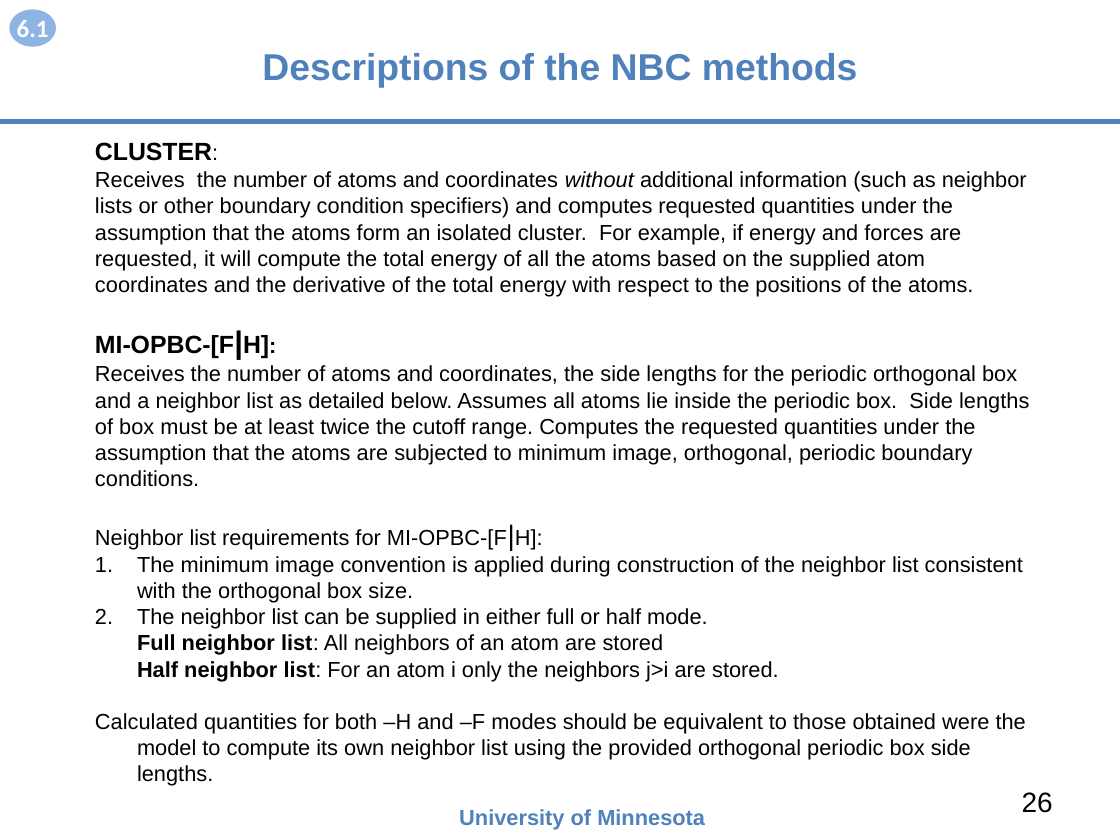
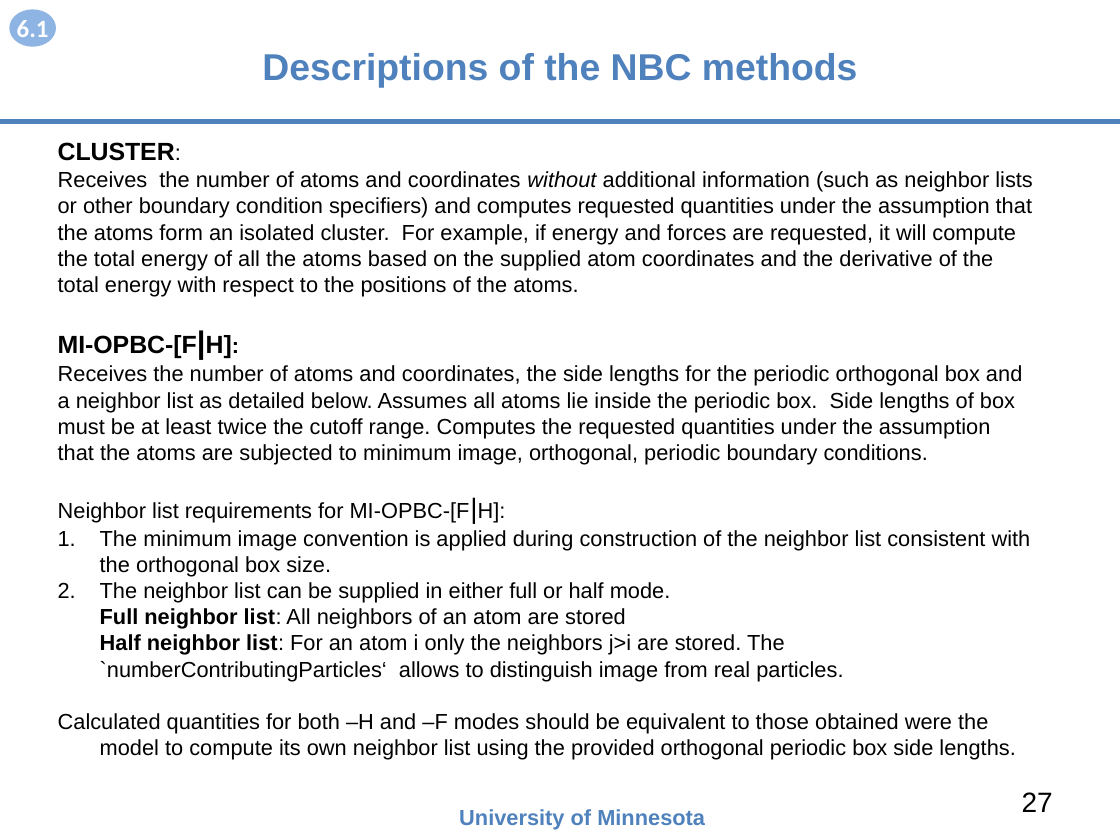
Before and after one commit to openkim/kim-api, a slide deck: slide 27 of DOCs/openkim-api-introduction.pptx (slide 26 before the commit). Drawn at 1120x840 pixels with LibreOffice and Linux fonts; fonts in the diff are those of the drawing. Boxes give left, top, right and bottom in pixels: in the first picture for what was removed or moved away, otherwise in the second. Text is boxed around its words. In the diff, an @@ line names an element or a change of style, - is before the commit and + after.

```diff
--- a/DOCs/openkim-api-introduction.pptx
+++ b/DOCs/openkim-api-introduction.pptx
@@ text "CLUSTER:": place and size @@
-text "CLUSTER:" at [95,142,1029,786]
+text "CLUSTER:" at [58,142,1033,760]
@@ text at [100,634,843,681]: text changed @@
-Half neighbor list: For an atom i only the neighbors j>i are stored.
+Half neighbor list: For an atom i only the neighbors j>i are stored. The `numberContributingParticles‘ allows to distinguish image from real particles.
@@ page number at [1022,792,1053,812]: text changed @@
-26
+27
```
Also in this commit, not shown: 20 other slides changed, 2 slides added, 2 slides removed, 1 other file.
